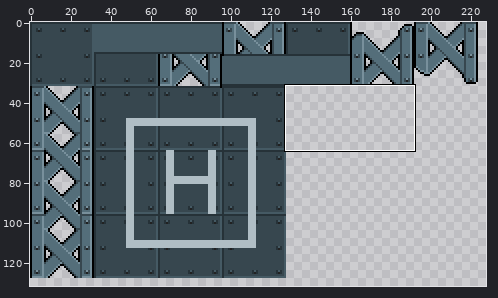
Two states of a sprite sheet, assets/tiles/hangar_tiles.png. The picture above shows the old version from afar; the outline marks the close-up.
Close-up. Before the edit:
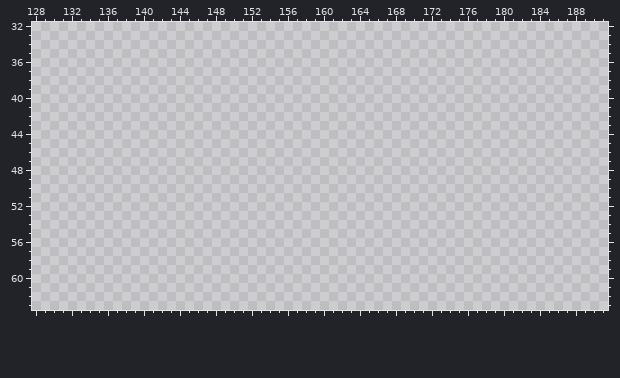
The file is 255x255 pixels. Shown: x 128..191, y 32..63. The wide view leaves out empty margins.
The result:
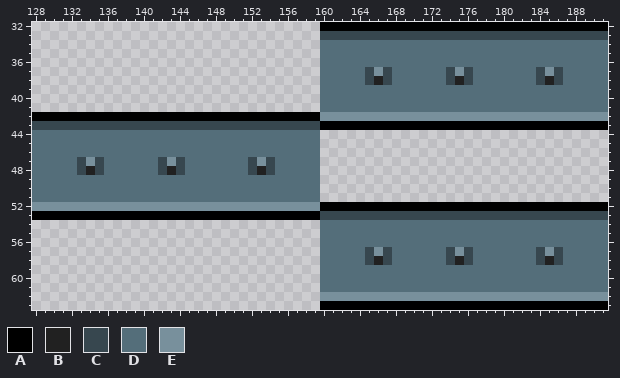
Palette (. is transparent): A #000000  B #212121  C #37474f  D #546e7a  E #78909c
Diff:
The author put colour A in row 32 at x 160 to 191; in row 42 at x 128 to 159; in row 43 at x 160 to 191; in row 52 at x 160 to 191; in row 53 at x 128 to 159; in row 63 at x 160 to 191.
The author put colour B in row 38 at x 166, 175 and 185; in row 48 at x 134, 143 and 153; in row 58 at x 166, 175 and 185.
The author put colour C in row 33 at x 160 to 191; in rows 37 to 38 at x 165, 167, 174, 176, 184 and 186; in row 43 at x 128 to 159; in rows 47 to 48 at x 133, 135, 142, 144, 152 and 154; in row 53 at x 160 to 191; in rows 57 to 58 at x 165, 167, 174, 176, 184 and 186.
The author put colour D in rows 34 to 36 at x 160 to 191; in rows 37 to 38 at x 160 to 164, 168 to 173, 177 to 183 and 187 to 191; in rows 39 to 41 at x 160 to 191; in rows 44 to 46 at x 128 to 159; in rows 47 to 48 at x 128 to 132, 136 to 141, 145 to 151 and 155 to 159; in rows 49 to 51 at x 128 to 159.
The author put colour D in rows 54 to 56 at x 160 to 191; in rows 57 to 58 at x 160 to 164, 168 to 173, 177 to 183 and 187 to 191; in rows 59 to 61 at x 160 to 191.
The author put colour E in row 37 at x 166, 175 and 185; in row 42 at x 160 to 191; in row 47 at x 134, 143 and 153; in row 52 at x 128 to 159; in row 57 at x 166, 175 and 185; in row 62 at x 160 to 191.
